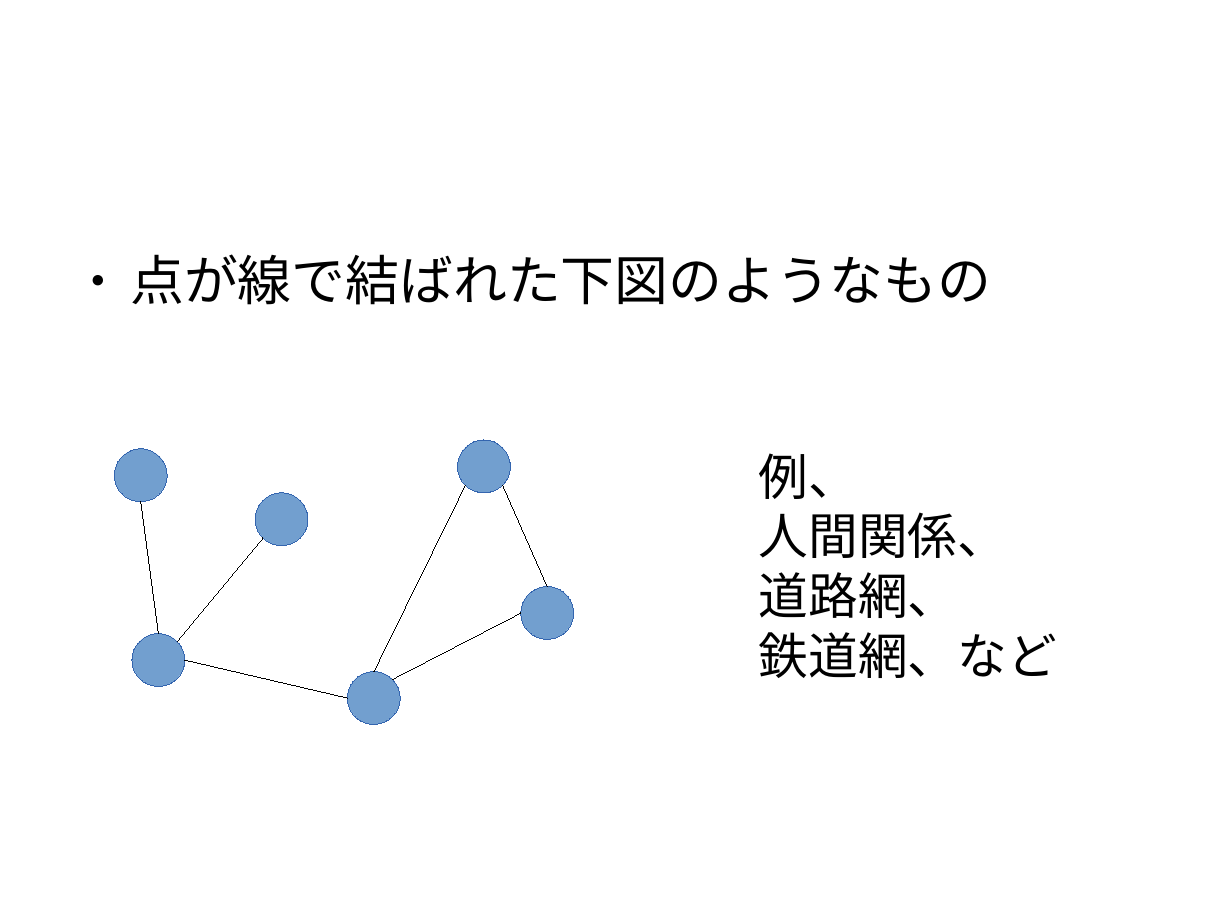
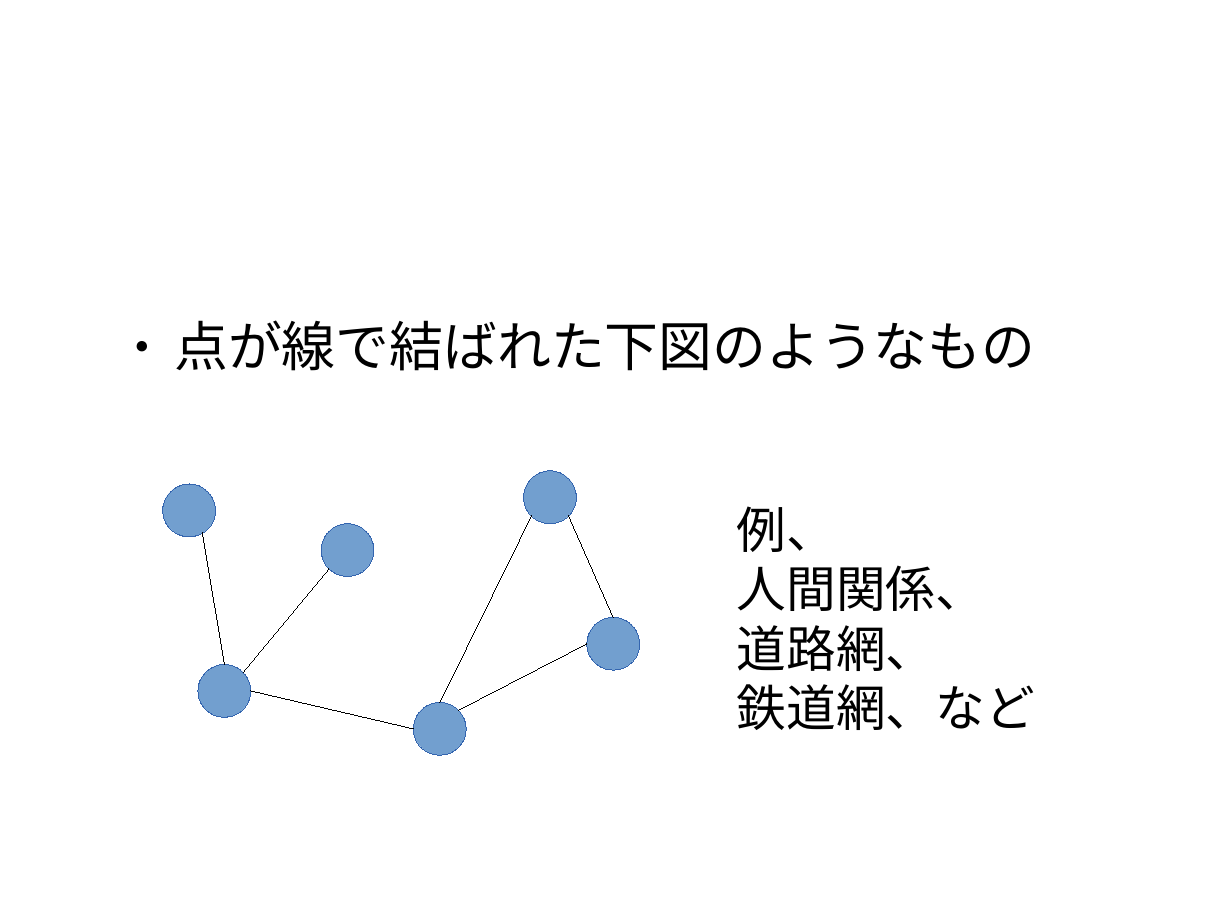
Before and after one commit to awesomest/NetWork_g-2015, a slide deck: slide 5 of 中間発表.odp. Drawn at 1232x924 pixels with LibreOffice and Linux fonts; fonts in the diff are those of the drawing; background and template pictures are left out. Boxes give left, top, right and bottom in pixels: in the first picture for what was removed or moved away, otherwise in the second. Text is boxed around its words. In the diff, an @@ line names an element or a change of style, - is before the commit and + after.

```diff
--- a/中間発表.odp
+++ b/中間発表.odp
@@ text "点が線で結ばれた下図のようなもの": place and size @@
-text "点が線で結ばれた下図のようなもの" at <box>130,254,991,305</box>
+text "点が線で結ばれた下図のようなもの" at <box>174,320,1035,371</box>
@@ ellipse: place and size @@
-ellipse at <box>114,449,167,502</box>
+ellipse at <box>163,484,216,537</box>
@@ text "例、": place and size @@
-text "例、" at <box>759,453,1057,678</box>
+text "例、" at <box>737,506,1035,730</box>
@@ line moved from (141, 502) - (159, 634) to (202, 532) - (225, 665) @@
@@ 5 lines, 5 ellipses: place and size @@
-5 lines, 5 ellipses at <box>132,440,574,724</box>
+5 lines, 5 ellipses at <box>198,471,639,755</box>
```
Also in this commit, not shown: 36 other slides changed, 6 slides added, 2 slides removed.
